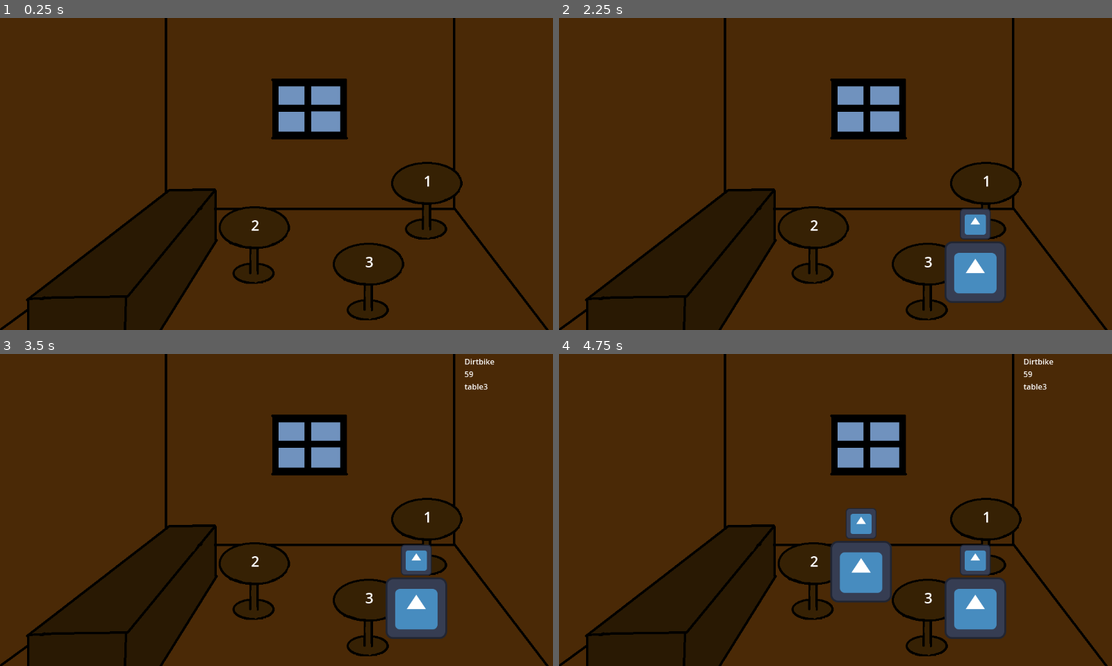
Above: before the commit, frames 1-4 (two rows, left to right).
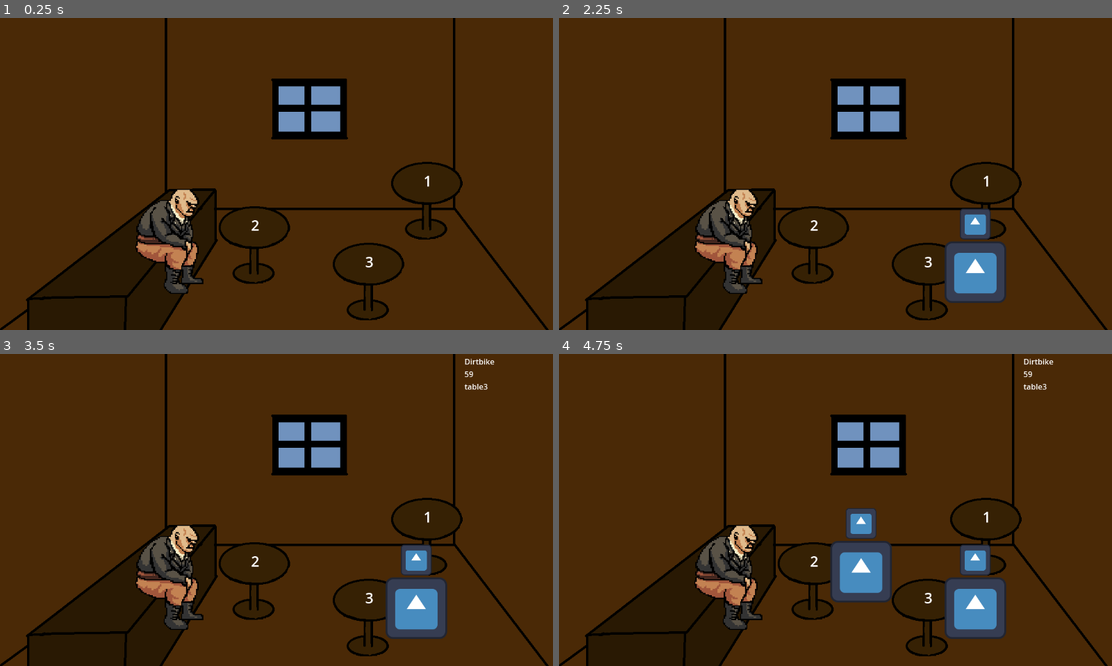
Above: after the commit, the same moments.

Repository: henpatsi/BurlyBikerBuddies
Game: Godot game, scene res://level_test.tscn
Two runs of this game, one before a commit and one after it. Both use one fixed random seed, a clock stepped at 60 frames per second and the inputs below. The engine's default icon, where the game draws it, is replaced by a stand-in: a white triangle on a blue panel in a dark square.
Inputs:
- Up to frame 1 (0.25 s): no input
- Up to frame 2 (2.25 s): tap Enter at 0.5, 2 s; tap 1 (select_table1) at 0.6 s; tap Space (show_current_patrons) at 1.25 s; tap 2 (select_table2) at 1.35 s; tap 3 (select_table3) at 2.1 s
- Up to frame 3 (3.5 s): tap Space (show_current_patrons) at 2.75, 2.85 s
- Up to frame 4 (4.75 s): tap Enter at 3.5 s; tap 1 (select_table1) at 3.6 s; tap 2 (select_table2) at 4.35 s

The runs differ from the first frame. In frame 1, 2.5% of the frame differs, in the area x 24-37%, y 55-89%; in frame 2, 2.5%; in frame 3, 2.5%; in frame 4, 2.5%, in the area x 24-78%, y 51-89%.

Commit message:
gg epic win

Diff:
--- a/level_test.tscn
+++ b/level_test.tscn
@@ -1,10 +1,11 @@
-[gd_scene load_steps=6 format=3 uid="uid://dfap2j2to0g7m"]
+[gd_scene load_steps=7 format=3 uid="uid://dfap2j2to0g7m"]
 
 [ext_resource type="Script" path="res://scripts/level_test.gd" id="1_2wxkj"]
 [ext_resource type="Texture2D" uid="uid://tgmgbpc6afsb" path="res://images/bar.png" id="1_msao1"]
 [ext_resource type="PackedScene" uid="uid://ddshbf5is1qw0" path="res://scenes/table.tscn" id="2_n7k1v"]
 [ext_resource type="Script" path="res://scripts/stats_label.gd" id="4_4kncd"]
 [ext_resource type="Script" path="res://scripts/stats_tracker.gd" id="5_61pai"]
+[ext_resource type="Texture2D" uid="uid://dndvnsyuk8lx5" path="res://images/characters/Side_Short_Neutral_OriginalSize.png" id="6_usya7"]
 
 [node name="LevelTest" type="Node2D"]
 script = ExtResource("1_2wxkj")
@@ -60,5 +61,10 @@
 offset_right = 1004.0
 offset_bottom = 27.0
 
+[node name="SideShortNeutralOriginalSize" type="Sprite2D" parent="."]
+position = Vector2(386, 437)
+scale = Vector2(2.57222, 2.57222)
+texture = ExtResource("6_usya7")
+
 [editable path="tables/table2"]
 [editable path="tables/table3"]
--- a/project.godot
+++ b/project.godot
@@ -40,5 +40,6 @@
 
 [rendering]
 
+textures/canvas_textures/default_texture_filter=0
 renderer/rendering_method="gl_compatibility"
 renderer/rendering_method.mobile="gl_compatibility"
Binary file added: images/characters/Side_Short_Neutral_OriginalSize.png
Not shown, added: images/characters/Side_Short_Neutral_OriginalSize.png.import
